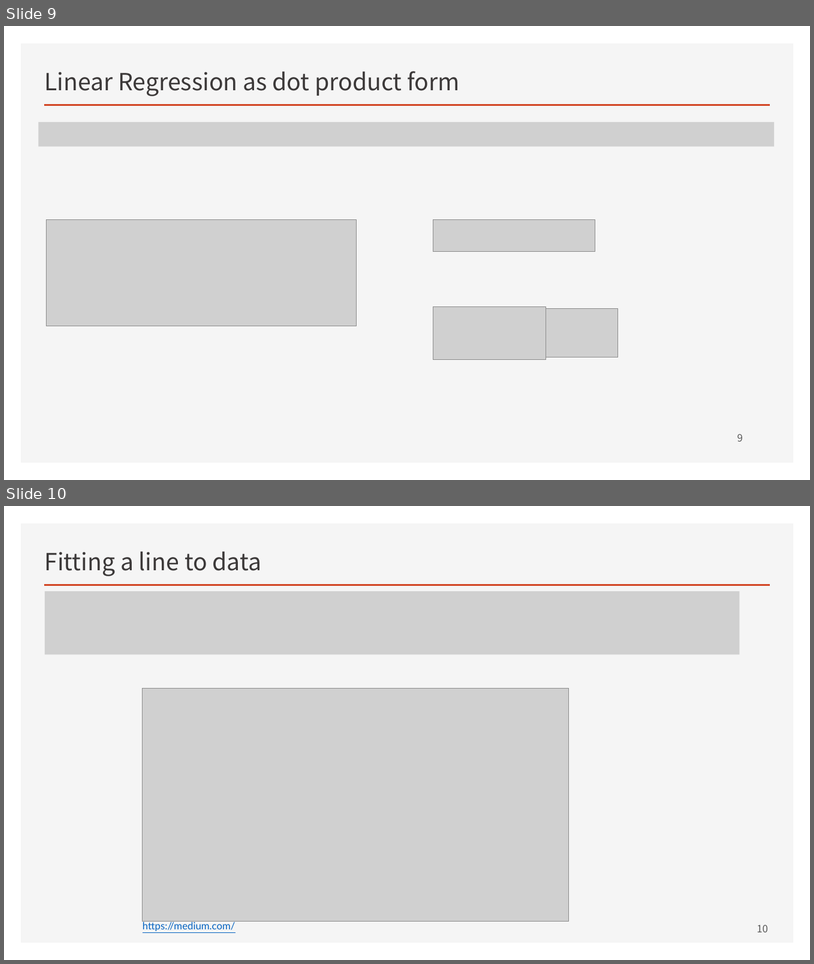
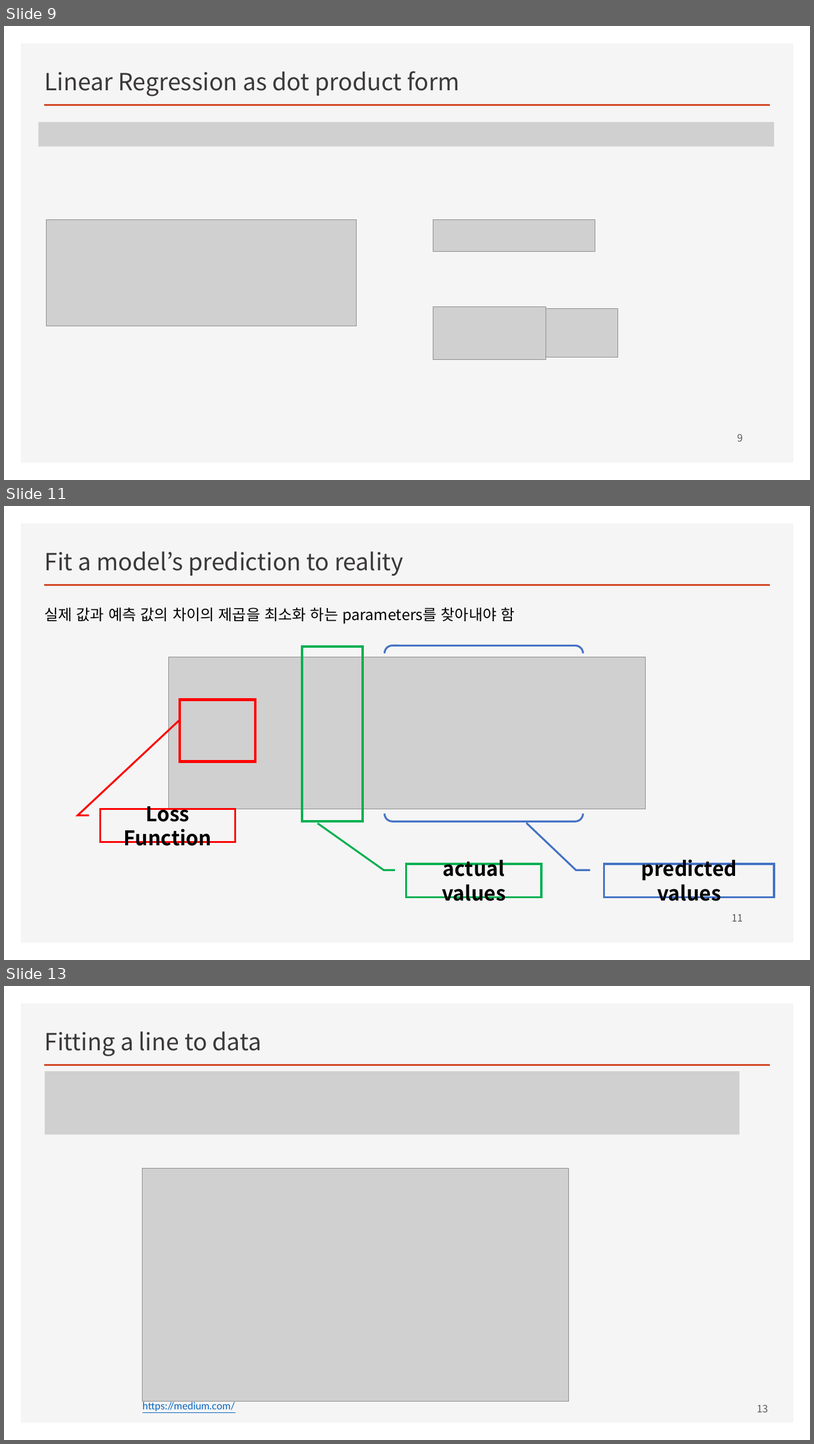
Before and after one commit to ancestor9/mathematics-for-machine-learning, a slide deck: Linear_Algebra/w4_Perceptron_Regression.pptx. Shown one above the other, each under a label of ours: slides 9 and 10 before the commit, slides 9, 11 and 13 after it; the slides between them are not shown. The pictures are 814x964 and 814x1444 pixels, drawn with LibreOffice and Linux fonts; fonts in the diff are those of the drawing; grey boxes stand for pictures; background and template pictures are left out. Boxes give left, top, right and bottom in pixels: in the first picture for what was removed or moved away, otherwise in the second. Text is boxed around its words. In the diff, an @@ line names an element or a change of style, - is before the commit and + after.

```diff
--- a/Linear_Algebra/w4_Perceptron_Regression.pptx
+++ b/Linear_Algebra/w4_Perceptron_Regression.pptx
@@ slide 11 added at box(4, 506, 810, 960), background #FFFFFF; not listed: 2 template elements that a slide beside it also shows @@
@@ title added at box(45, 551, 404, 576), 28 pt, text #3B3838 @@
+Fit a model’s prediction to reality
@@ text added at box(44, 607, 515, 624), 18 pt, text #000000 @@
+실제 값과 예측 값의 차이의 제곱을 최소화 하는 parameters를 찾아내야 함
@@ rectangle added at box(302, 646, 363, 821), outline #00B050 3 pt @@
@@ bracket pair added at box(385, 645, 583, 822), outline #4472C4 2.25 pt @@
@@ picture added at box(168, 657, 645, 809) @@
@@ rectangle added at box(180, 700, 255, 761), outline #FF0000 3 pt @@
@@ border callout added at box(100, 809, 235, 843), outline #FF0000 2.25 pt, 24 pt, text #000000, bold @@
+Loss Function
@@ border callout added at box(406, 864, 541, 897), outline #00B050 2.25 pt, 24 pt, text #000000, bold @@
+actual values
@@ border callout added at box(605, 864, 775, 897), outline #4472C4 2.25 pt, 24 pt, text #000000, bold @@
+predicted values
@@ page number added at box(732, 913, 743, 921), 12 pt, text #595959 @@
+11
@@ what was slide 10 is now slide 13 @@
@@ page number at box(757, 1404, 768, 1412): text changed @@
-10
+13
```
Also in this commit, not shown: 2 other slides added.
